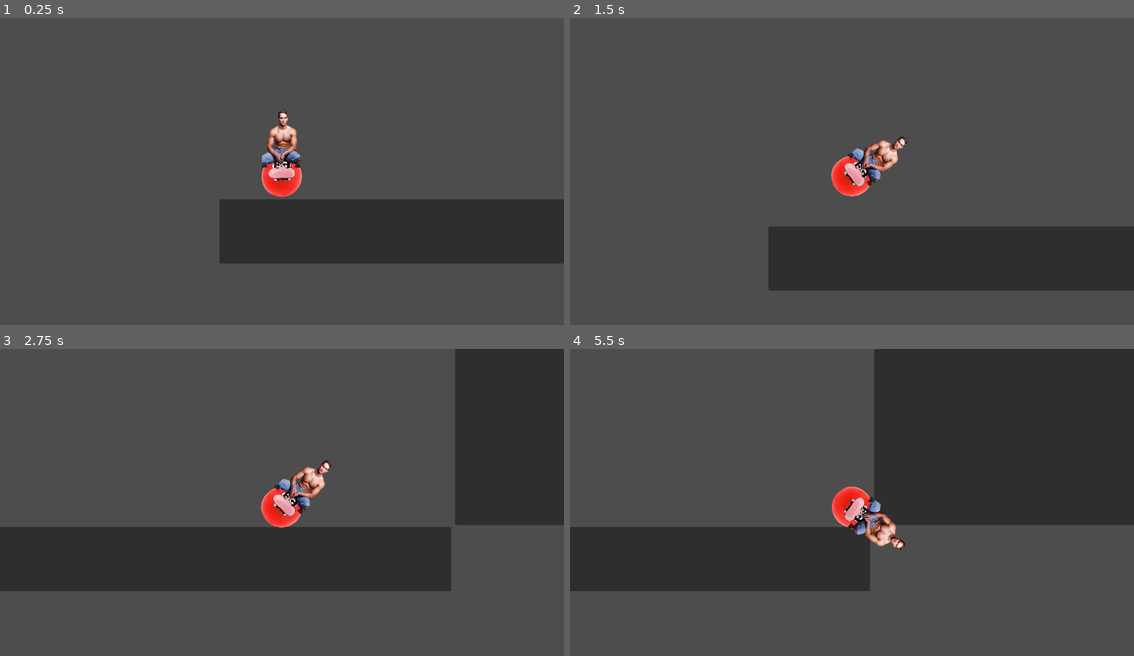
Above: before the commit, frames 1-4 (two rows, left to right).
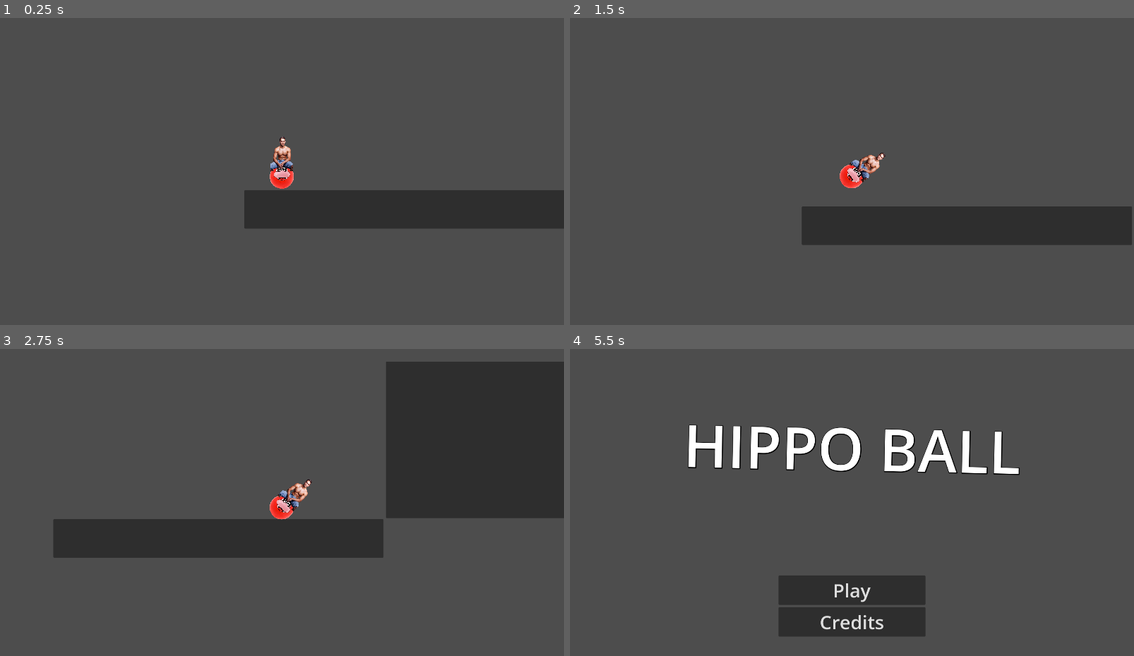
Above: after the commit, the same moments.

Repository: VGDCatumn/VGDC_FALL_26
Game: Godot game, scene res://Levels/testing.tscn
Same seed, same stepped clock (60 frames per second), same inputs: the game is played once before the commit and once after it. Before the commit the project has no main scene; this scene is started directly in both runs.
Inputs (mouse positions are in pixels of both pictures, inside the frame that each line leads up to):
- Up to frame 1 (0.25 s): no input
- Up to frame 2 (1.5 s): hold Right (ui_right) from 0.53 s (still down)
- Up to frame 3 (2.75 s): release Right (ui_right) at 2.03 s; hold Left (ui_left) from 2.03 s (still down)
- Up to frame 4 (5.5 s): release Left (ui_left) at 2.78 s; hold Right (ui_right) 2.78-4.25 s; tap Escape (ui_cancel) at 4.15 s; click (852, 622) at 4.25 s, where only the run after the commit has a clickable "Credits"; click (1071, 628) at 5 s, where only the run after the commit has a clickable "Back to Menu"

The runs differ from the first frame. In frame 1, 10% of the frame differs, in the area x 38-100%, y 29-80%; in frame 2, 15%; in frame 3, 21%; in frame 4, 44%, in the area x 0-100%, y 0-94%.

Commit message:
Add Main Menu and Credits

Diff:
--- /dev/null
+++ b/Godot/Levels/testing.gd
@@ -0,0 +1,14 @@
+extends Node2D
+
+
+# Called when the node enters the scene tree for the first time.
+func _ready() -> void:
+	pass # Replace with function body.
+
+
+# Called every frame. 'delta' is the elapsed time since the previous frame.
+func _process(delta: float) -> void:
+
+	# exit to main menu when ESC is pressed
+	if Input.is_action_just_pressed("ui_cancel"):
+		get_tree().change_scene_to_file("res://UI/main_menu.tscn")
--- a/Godot/Levels/testing.tscn
+++ b/Godot/Levels/testing.tscn
@@ -1,5 +1,6 @@
 [gd_scene format=3 uid="uid://db70dai06rnqn"]
 
+[ext_resource type="Script" uid="uid://cepu58cuc2x2a" path="res://Levels/testing.gd" id="1_enxv6"]
 [ext_resource type="Script" uid="uid://cirs83pkny51f" path="res://ball_man.gd" id="1_k6mlf"]
 [ext_resource type="Texture2D" uid="uid://dbeoqdnrf4kod" path="res://Sprites/71WpxMEK-uL._AC_UF894_1000_QL80_-removebg-preview.png" id="2_k6mlf"]
 [ext_resource type="Texture2D" uid="uid://rwe300snjop3" path="res://Sprites/10019598-muscular-man-sitting-on-a-chair-removebg-preview.png" id="3_6fp6m"]
@@ -14,6 +15,7 @@
 radius = 40.112343
 
 [node name="Testing" type="Node2D" unique_id=488097887]
+script = ExtResource("1_enxv6")
 
 [node name="StaticBody2D" type="StaticBody2D" parent="." unique_id=247718308]
 
--- /dev/null
+++ b/Godot/UI/credits.gd
@@ -0,0 +1,16 @@
+extends Control
+
+
+# Called when the node enters the scene tree for the first time.
+func _ready() -> void:
+	pass # Replace with function body.
+
+
+# Called every frame. 'delta' is the elapsed time since the previous frame.
+func _process(delta: float) -> void:
+	if Input.is_action_just_pressed("ui_cancel"):
+		get_tree().change_scene_to_file("res://UI/main_menu.tscn")
+
+
+func _on_back_button_pressed() -> void:
+	get_tree().change_scene_to_file("res://UI/main_menu.tscn")
--- /dev/null
+++ b/Godot/UI/credits.tscn
@@ -0,0 +1,98 @@
+[gd_scene format=3 uid="uid://bk7tj4o35c6c1"]
+
+[ext_resource type="Script" uid="uid://c6b2wm1pjthvp" path="res://UI/credits.gd" id="1_ng644"]
+[ext_resource type="LabelSettings" uid="uid://c2nqfq8x5717y" path="res://UI/title_text.tres" id="2_uuuvy"]
+
+[sub_resource type="LabelSettings" id="LabelSettings_ng644"]
+font_size = 48
+
+[sub_resource type="LabelSettings" id="LabelSettings_uuuvy"]
+font_size = 48
+
+[node name="Credits" type="Control" unique_id=1421678698]
+layout_mode = 3
+anchors_preset = 15
+anchor_right = 1.0
+anchor_bottom = 1.0
+grow_horizontal = 2
+grow_vertical = 2
+script = ExtResource("1_ng644")
+
+[node name="MarginContainer" type="MarginContainer" parent="." unique_id=1743847298]
+layout_mode = 1
+anchors_preset = 15
+anchor_right = 1.0
+anchor_bottom = 1.0
+grow_horizontal = 2
+grow_vertical = 2
+theme_override_constants/margin_top = 100
+
+[node name="VBoxContainer" type="VBoxContainer" parent="MarginContainer" unique_id=592424525]
+layout_mode = 2
+size_flags_horizontal = 4
+theme_override_constants/separation = 32
+
+[node name="CreditsTitle" type="Label" parent="MarginContainer/VBoxContainer" unique_id=1407265189]
+layout_mode = 2
+text = "CREDITS"
+label_settings = ExtResource("2_uuuvy")
+
+[node name="HBoxContainer" type="HBoxContainer" parent="MarginContainer/VBoxContainer" unique_id=335768489]
+layout_mode = 2
+size_flags_horizontal = 4
+theme_override_constants/separation = 20
+
+[node name="Roles" type="Label" parent="MarginContainer/VBoxContainer/HBoxContainer" unique_id=640984228]
+layout_mode = 2
+text = "Level Design
+Programming
+Placeholder
+Placeholder
+Placeholder
+Placeholder
+Placeholder
+Placeholder
+Placeholder"
+label_settings = SubResource("LabelSettings_ng644")
+
+[node name="Divider" type="ColorRect" parent="MarginContainer/VBoxContainer/HBoxContainer" unique_id=421602750]
+custom_minimum_size = Vector2(5, 0)
+layout_mode = 2
+
+[node name="Names" type="Label" parent="MarginContainer/VBoxContainer/HBoxContainer" unique_id=2027446177]
+layout_mode = 2
+text = "Parker
+Marcy
+Bridger
+Ben
+Noon
+Rai
+Nick
+Leo
+Tomas"
+label_settings = SubResource("LabelSettings_uuuvy")
+
+[node name="MarginContainer2" type="MarginContainer" parent="." unique_id=858904126]
+layout_mode = 1
+anchors_preset = 3
+anchor_left = 1.0
+anchor_top = 1.0
+anchor_right = 1.0
+anchor_bottom = 1.0
+offset_left = -428.0
+offset_top = -248.0
+grow_horizontal = 0
+grow_vertical = 0
+theme_override_constants/margin_left = 64
+theme_override_constants/margin_top = 64
+theme_override_constants/margin_right = 64
+theme_override_constants/margin_bottom = 64
+
+[node name="BackButton" type="Button" parent="MarginContainer2" unique_id=1512106448]
+custom_minimum_size = Vector2(300, 120)
+layout_mode = 2
+size_flags_vertical = 4
+theme_override_font_sizes/font_size = 32
+text = "Back to Menu"
+
+[connection signal="pressed" from="MarginContainer2/BackButton" to="." method="_on_back_button_pressed"]
--- /dev/null
+++ b/Godot/UI/main_menu.gd
@@ -0,0 +1,19 @@
+extends Control
+
+
+# Called when the node enters the scene tree for the first time.
+func _ready() -> void:
+	pass # Replace with function body.
+
+
+# Called every frame. 'delta' is the elapsed time since the previous frame.
+func _process(delta: float) -> void:
+	pass
+
+
+func _on_play_button_pressed() -> void:
+	get_tree().change_scene_to_file("res://Levels/testing.tscn")
+
+
+func _on_credits_button_pressed() -> void:
+	get_tree().change_scene_to_file("res://UI/credits.tscn")
--- /dev/null
+++ b/Godot/UI/main_menu.tscn
@@ -0,0 +1,62 @@
+[gd_scene format=3 uid="uid://bufcv4ada62b7"]
+
+[ext_resource type="Script" uid="uid://cgclwxs43dskk" path="res://UI/title.gd" id="1_p8ccj"]
+[ext_resource type="Script" uid="uid://by8qt5gihxeaa" path="res://UI/main_menu.gd" id="1_tk8dj"]
+[ext_resource type="LabelSettings" uid="uid://c2nqfq8x5717y" path="res://UI/title_text.tres" id="2_d8nwk"]
+
+[node name="MainMenu" type="Control" unique_id=746065480]
+layout_mode = 3
+anchors_preset = 15
+anchor_right = 1.0
+anchor_bottom = 1.0
+grow_horizontal = 2
+grow_vertical = 2
+script = ExtResource("1_tk8dj")
+
+[node name="Title" type="Label" parent="." unique_id=1513042215]
+layout_mode = 1
+anchors_preset = 10
+anchor_right = 1.0
+offset_top = 200.0
+offset_bottom = 473.0
+grow_horizontal = 2
+pivot_offset_ratio = Vector2(0.5, 0.5)
+size_flags_vertical = 0
+text = "HIPPO BALL"
+label_settings = ExtResource("2_d8nwk")
+horizontal_alignment = 1
+script = ExtResource("1_p8ccj")
+
+[node name="MarginContainer" type="MarginContainer" parent="." unique_id=1975332368]
+layout_mode = 1
+anchors_preset = 15
+anchor_right = 1.0
+anchor_bottom = 1.0
+grow_horizontal = 2
+grow_vertical = 2
+theme_override_constants/margin_left = 100
+theme_override_constants/margin_top = 100
+theme_override_constants/margin_right = 100
+theme_override_constants/margin_bottom = 100
+
+[node name="VBoxContainer" type="VBoxContainer" parent="MarginContainer" unique_id=695905537]
+layout_mode = 2
+size_flags_horizontal = 4
+size_flags_vertical = 8
+theme_override_constants/separation = 8
+
+[node name="PlayButton" type="Button" parent="MarginContainer/VBoxContainer" unique_id=333629987]
+custom_minimum_size = Vector2(500, 100)
+layout_mode = 2
+theme_override_font_sizes/font_size = 64
+text = "Play
+"
+
+[node name="CreditsButton" type="Button" parent="MarginContainer/VBoxContainer" unique_id=1474703437]
+custom_minimum_size = Vector2(500, 100)
+layout_mode = 2
+theme_override_font_sizes/font_size = 64
+text = "Credits"
+
+[connection signal="pressed" from="MarginContainer/VBoxContainer/PlayButton" to="." method="_on_play_button_pressed"]
+[connection signal="pressed" from="MarginContainer/VBoxContainer/CreditsButton" to="." method="_on_credits_button_pressed"]
--- /dev/null
+++ b/Godot/UI/title.gd
@@ -0,0 +1,21 @@
+extends Label
+
+@export var rotation_speed : float = 0.05
+@export var rotation_max : float = 0.1
+var rotation_direction = 1 # either 1 or -1
+
+# Called when the node enters the scene tree for the first time.
+func _ready() -> void:
+	pass # Replace with function body.
+
+
+# Called every frame. 'delta' is the elapsed time since the previous frame.
+func _process(delta: float) -> void:
+	# change direction of rotation if it reaches max bounds
+	if (rotation > rotation_max):
+		rotation_direction = -1
+	elif (rotation < -rotation_max):
+		rotation_direction = 1
+
+	# rotate title text
+	rotation += rotation_direction * rotation_speed * delta
--- /dev/null
+++ b/Godot/UI/title_text.tres
@@ -0,0 +1,6 @@
+[gd_resource type="LabelSettings" format=3 uid="uid://c2nqfq8x5717y"]
+
+[resource]
+font_size = 200
+shadow_size = 10
+shadow_color = Color(0, 0, 0, 1)
--- a/Godot/project.godot
+++ b/Godot/project.godot
@@ -15,5 +15,11 @@
 [application]
 
 config/name="Hopper"
+run/main_scene="uid://db70dai06rnqn"
 config/features=PackedStringArray("4.6", "Forward Plus")
 config/icon="res://icon.svg"
+
+[display]
+
+window/size/viewport_width=1920
+window/size/viewport_height=1080
Not shown, added: Godot/Levels/testing.gd.uid
Not shown, added: Godot/UI/credits.gd.uid
Not shown, added: Godot/UI/main_menu.gd.uid
Not shown, added: Godot/UI/title.gd.uid
Not shown, changed: .gitignore
